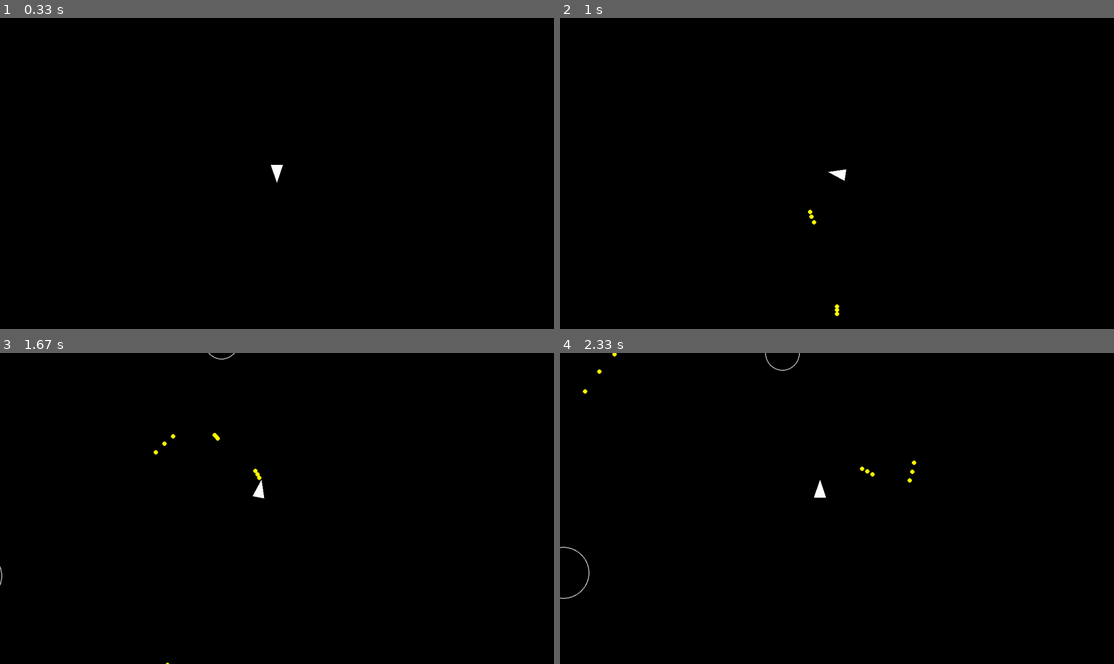
Above: before the commit, frames 1-4 (two rows, left to right).
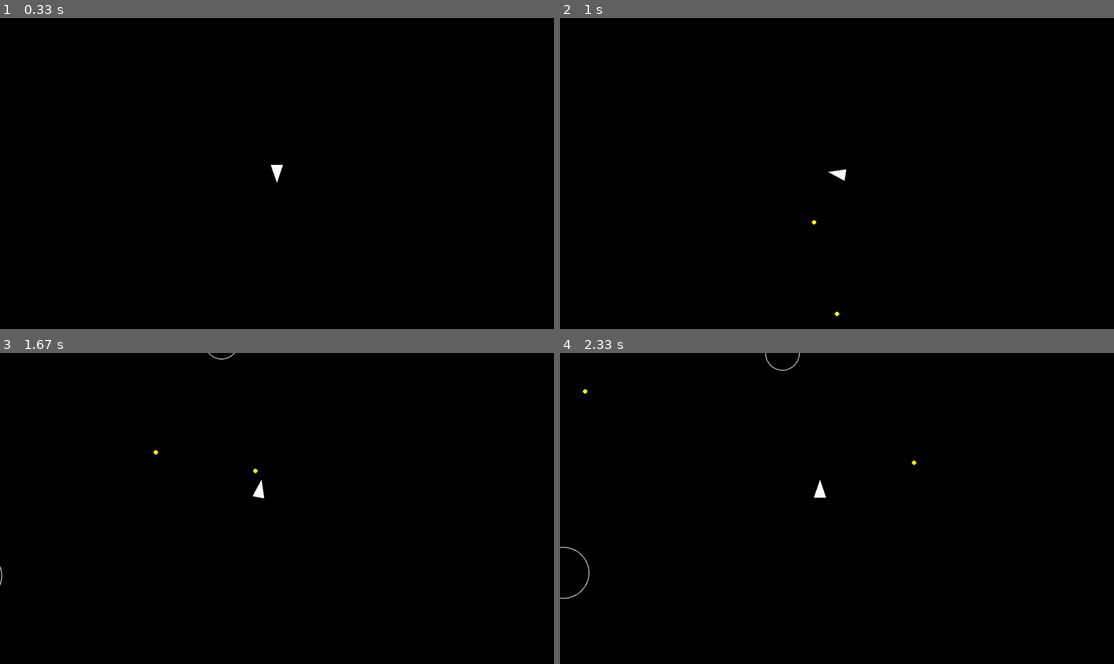
Above: after the commit, the same moments.

Repository: love2ride/pygame_asteroids
Game: pygame game, started from main.py
Same seed, same stepped clock (60 frames per second), same inputs: the game is played once before the commit and once after it.
Inputs:
- Up to frame 1 (0.33 s): no input
- Up to frame 2 (1 s): tap Space at 0.33, 0.73 s; hold Right from 0.67 s (still down)
- Up to frame 3 (1.67 s): tap Space at 1.03, 1.23, 1.57 s; release Right at 1.13 s; hold Up 1.17-1.47 s; hold Right from 1.5 s (still down)
- Up to frame 4 (2.33 s): tap Space at 1.87, 2.07 s; release Right at 1.97 s; hold Left from 2 s (still down)

Frame 1 is identical in both runs. In frame 2, less than 0.1% of the frame differs, in the area x 44-51%, y 61-95%; in frame 3, less than 0.1%; in frame 4, less than 0.1%, in the area x 6-64%, y 0-42%.

Commit message:
player groups

Diff:
--- a/player.py
+++ b/player.py
@@ -39,7 +39,7 @@
         if keys[pygame.K_SPACE]:
             if self.timer <= 0:  # Überprüfen, ob der Schuss erlaubt ist
                 self.timer = PLAYER_SHOOT_COOLDOWN
-            self.shoot()
+                self.shoot()
         self.move(dt)
 
     def move(self, dt):
